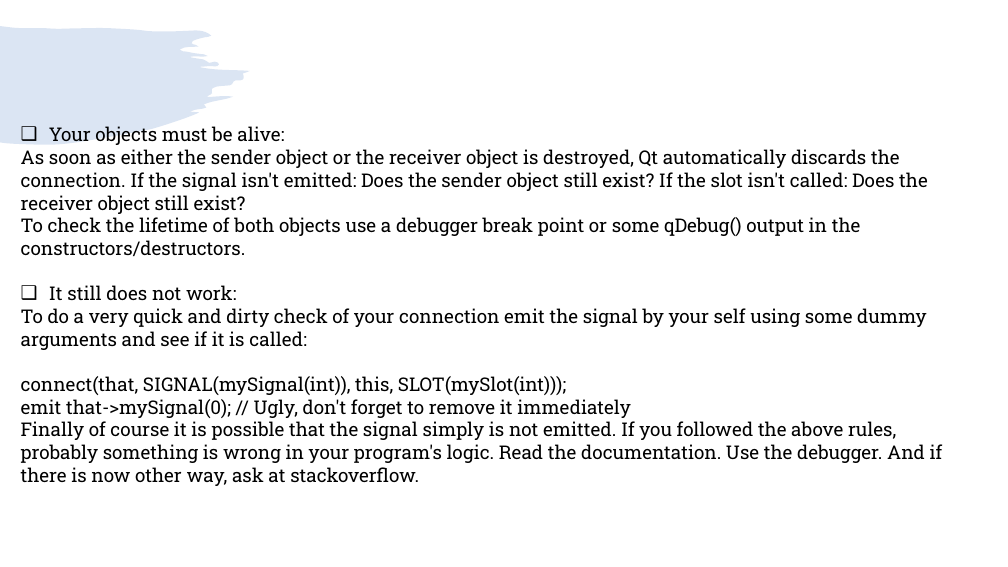
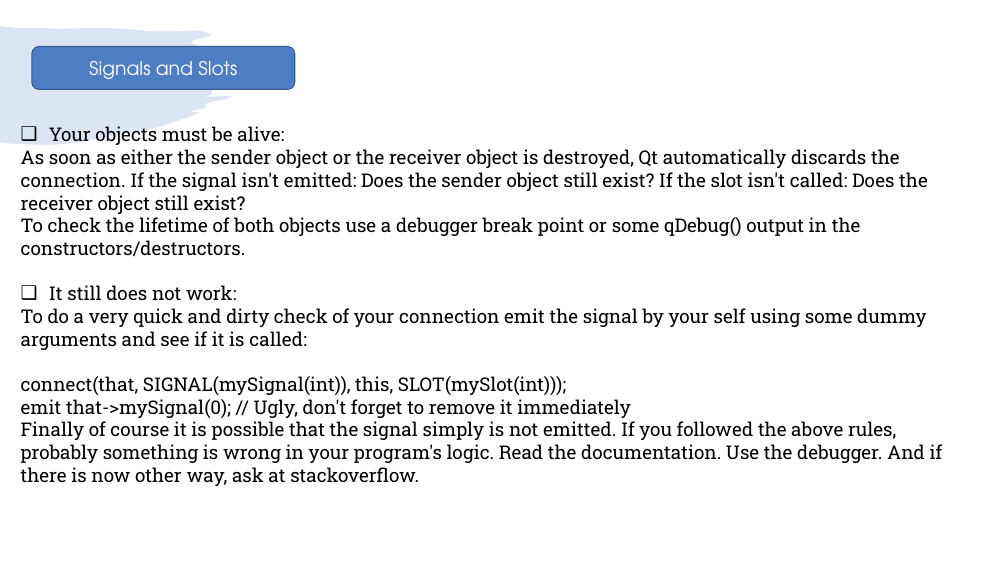
Before and after one commit to girishlande/QtProjects, a slide deck: slide 10 of learnings.pptx (slide 9 before the commit). Drawn at 1008x567 pixels with LibreOffice and Linux fonts; fonts in the diff are those of the drawing. Boxes give left, top, right and bottom in pixels: in the first picture for what was removed or moved away, otherwise in the second. Text is boxed around its words. In the diff, an @@ line names an element or a change of style, - is before the commit and + after.

```diff
--- a/learnings.pptx
+++ b/learnings.pptx
@@ rounded rectangle added at (x1=32, y1=46, x2=295, y2=89), fill #4D7DC3, outline #395C90 1 pt, 18 pt, text #FFFFFF @@
+Signals and Slots
```
Also in this commit, not shown: 9 other slides changed, 16 slides added.
